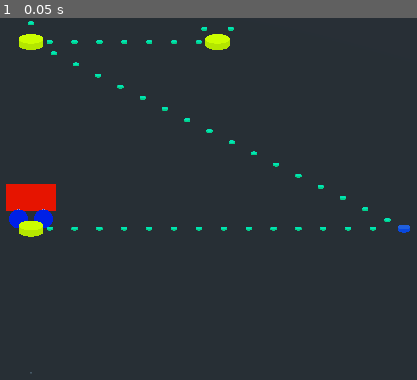
Above: before the commit, frame 1.
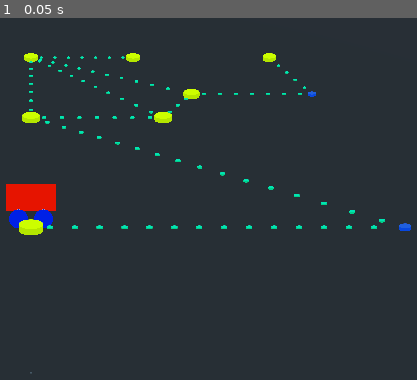
Above: after the commit, the same moment.

Repository: Castlemark/JRPG-Builder
Game: Godot game, scene res://scenes/map/Map.tscn
The game is run twice, just before and just after one commit, with the same random seed, the same clock (stepped at 60 frames per second) and the same inputs.
Inputs:
- Up to frame 1 (0.05 s): no input

The runs differ from the first frame. In frame 1, 2.2% of the frame differs, in the area x 4-99%, y 0-61%.

Commit message:
Added camera movement and corrected navigation node transform

Diff:
--- a/project.godot
+++ b/project.godot
@@ -19,6 +19,11 @@
 "language": "GDScript",
 "path": "res://scripts/Map.gd"
 }, {
+"base": "Camera",
+"class": "Map_Camera",
+"language": "GDScript",
+"path": "res://scripts/Camera.gd"
+}, {
 "base": "Position3D",
 "class": "Navigation_Node",
 "language": "GDScript",
@@ -37,6 +42,7 @@
 _global_script_class_icons={
 "Between_node": "",
 "Map": "",
+"Map_Camera": "",
 "Navigation_Node": "",
 "Player_Avatar": "",
 "Utils": ""
@@ -87,6 +93,11 @@
 "events": [ Object(InputEventMouseButton,"resource_local_to_scene":false,"resource_name":"","device":-1,"alt":false,"sh …(213 unchanged characters)…
  ]
 }
+reset_camera_map={
+"deadzone": 0.5,
+"events": [ Object(InputEventKey,"resource_local_to_scene":false,"resource_name":"","device":0,"alt":false,"shift":false,"control":false,"meta":false,"command":false,"pressed":false,"scancode":32,"unicode":0,"echo":false,"script":null)
+ ]
+}
 
 [rendering]
 
--- a/scenes/map/Map.tscn
+++ b/scenes/map/Map.tscn
@@ -1,26 +1,20 @@
-[gd_scene load_steps=3 format=2]
+[gd_scene load_steps=4 format=2]
 
 [ext_resource path="res://scripts/Map.gd" type="Script" id=1]
 [ext_resource path="res://scenes/map/Player_Avatar.tscn" type="PackedScene" id=2]
+[ext_resource path="res://scripts/Camera.gd" type="Script" id=3]
 
 [node name="Map" type="Spatial"]
 script = ExtResource( 1 )
 
 [node name="Navigation_Nodes" type="Spatial" parent="."]
-transform = Transform( 1, 0, 0, 0, 0.5, 0.866025, 0, -0.866025, 0.5, 0, 0, 0 )
+transform = Transform( 1, 0, 0, 0, 1, 0, 0, 0, 1, 0, 0, 0 )
 
 [node name="Movables" type="Spatial" parent="."]
 transform = Transform( 1, 0, 0, 0, 0.5, 0.866025, 0, -0.866025, 0.5, 0, 0, 0 )
 
-[node name="Player_Avatar" parent="Movables" instance=ExtResource( 2 )]
-transform = Transform( 1, 0, 0, 0, 0.5, -0.866026, 0, 0.866026, 0.5, 0, 0, 0 )
-
-[node name="Camera" type="Camera" parent="Movables/Player_Avatar"]
-transform = Transform( 1, 0, 0, 0, 0.5, 0.866025, 0, -0.866025, 0.5, 0, 15, 10 )
-fov = 90.0
-
 [node name="Between_Nodes" type="Spatial" parent="."]
-transform = Transform( 1, 0, 0, 0, 0.5, 0.866025, 0, -0.866025, 0.5, 0, 0, 0 )
+transform = Transform( 1, 0, 0, 0, 1, 0, 0, 0, 1, 0, 0, 0 )
 
 [node name="Background" type="GridMap" parent="."]
 data = {
@@ -32,5 +26,14 @@
 
 [node name="Details" type="Spatial" parent="."]
 
+[node name="Player_Avatar" parent="." instance=ExtResource( 2 )]
+transform = Transform( 1, 0, 0, 0, 1, -5.06639e-07, 0, 5.06639e-07, 1, 0, 0, 0 )
 
-[editable path="Movables/Player_Avatar"]
+[node name="Camera" type="Camera" parent="Player_Avatar"]
+editor/display_folded = true
+transform = Transform( 1, 0, 0, 0, 0.5, 0.866025, 0, -0.866025, 0.5, 0, 15, 10 )
+current = true
+fov = 90.0
+script = ExtResource( 3 )
+
+[node name="Tween" type="Tween" parent="Player_Avatar/Camera"]
--- a/scripts/Between_node.gd
+++ b/scripts/Between_node.gd
@@ -24,6 +24,7 @@
 		if traveled_distance < distance:
 			var bet_sprite := Sprite3D.new()
 			bet_sprite.translation = cur_pos
+			bet_sprite.rotation_degrees = Vector3(-60, 0, 0)
 
 			bet_sprite.texture = between_img
 			if between_img == null:
--- /dev/null
+++ b/scripts/Camera.gd
@@ -0,0 +1,74 @@
+extends Camera
+
+class_name Map_Camera
+
+const MOVE_MARGIN : float = 0.1
+const SPEED : int = 6
+
+var original_position : Vector3
+
+var height : int
+var width : int
+
+var margin_up : int
+var margin_down : int
+var margin_right : int
+var margin_left : int
+
+var direction : Vector3
+
+var should_move : bool
+
+onready var tween : Tween = $Tween as Tween
+
+func _ready() -> void:
+	original_position = translation
+
+	height = get_viewport().get_visible_rect().size.y
+	width = get_viewport().get_visible_rect().size.x
+
+	margin_up = int(height * MOVE_MARGIN)
+	margin_down = int(height - height * MOVE_MARGIN)
+	margin_left = int(height * MOVE_MARGIN)
+	margin_right = int(width - height * MOVE_MARGIN)
+
+	direction = Vector3(0, 0, 0)
+
+	should_move = false
+
+func _input(event: InputEvent) -> void:
+	if event is InputEventMouseMotion:
+		direction = calculate_motion_direction(event.position)
+
+	if Input.is_action_just_pressed("reset_camera_map") and has_camera_moved():
+		return_to_original_position()
+
+
+func _process(delta: float) -> void:
+	if should_move:
+		global_translate(SPEED * delta * direction)
+
+func calculate_motion_direction(position : Vector2) -> Vector3:
+	var direction := Vector3(0, 0, 0)
+
+	if position.y< margin_up:
+		direction += Vector3(0, 0, -1)
+	elif position.y > margin_down:
+		direction += Vector3(0, 0, 1)
+
+	if position.x < margin_left:
+		direction += Vector3(-1, 0, 0)
+	elif position.x > margin_right:
+		direction += Vector3(1, 0, 0)
+
+	if direction != Vector3(0, 0, 0):
+		should_move = true
+
+	return direction
+
+func has_camera_moved() -> bool:
+	return translation != original_position
+
+func return_to_original_position() -> void:
+	tween.interpolate_property(self, "translation", translation, original_position, 1.0, Tween.TRANS_CUBIC, Tween.EASE_IN_OUT)
+	tween.start()
--- a/scripts/Map.gd
+++ b/scripts/Map.gd
@@ -9,6 +9,7 @@
 onready var navigation_nodes : Spatial
 onready var between_nodes : Spatial
 onready var player_avatar : Player_Avatar
+onready var camera : Map_Camera
 
 var path_img : Texture
 var intersection_img : Texture
@@ -17,10 +18,11 @@
 
 
 func initialize(map_name : String, acces_point : int):
-	player_avatar = $Movables/Player_Avatar as Player_Avatar
+	player_avatar = $Player_Avatar as Player_Avatar
 	navigation_nodes = $Navigation_Nodes as Spatial
 	between_nodes = $Between_Nodes as Spatial
 	GM = $"/root/Game_Manager"
+	camera = $Player_Avatar/Camera as Map_Camera
 
 	var map_data : Dictionary = Utils.load_json("res://campaigns/" + GM.campaign_name + "/maps/" + map_name + "/map.json")
 
@@ -39,8 +41,8 @@
 	var counter : int = 0
 	for node in node_list:
 		var nav_node = navigation_node_res.instance()
+		navigation_nodes.add_child(nav_node, true)
 		nav_node.initialize(node as Dictionary, counter, path_img, intersection_img)
-		navigation_nodes.add_child(nav_node, true)
 
 		counter += 1
 
@@ -71,4 +73,5 @@
 
 func _on_Navigation_Node_clicked_destination(node : Navigation_Node) -> void:
 	if node.is_connected_to(player_avatar.current_node, navigation_nodes.get_children()):
+		camera.return_to_original_position()
 		yield(player_avatar.move_to_pos(node), "completed")
--- a/scripts/Navigation_Node.gd
+++ b/scripts/Navigation_Node.gd
@@ -30,7 +30,8 @@
 	index = node_index
 	connected_nodes = node_info.connected_nodes
 
-	translation = Vector3(node_info.x, node_info.y, 0)
+	translation = Vector3(node_info.x, 0, -node_info.y)
+	rotation_degrees = Vector3(-60, 0 , 0)
 
 	set_up_skin(connected_nodes.size())
 
--- a/scripts/Player_Avatar.gd
+++ b/scripts/Player_Avatar.gd
@@ -22,9 +22,8 @@
 	var origin := translation
 
 	var duration : float = (destination_node.translation - translation).length() / 10.0
-#warning-ignore:return_value_discarded
+
 	tween.interpolate_property(self, "translation", origin, target, duration, Tween.TRANS_CUBIC, Tween.EASE_IN_OUT)
-#warning-ignore:return_value_discarded
 	tween.start()
 
 	yield(tween,"tween_completed")
